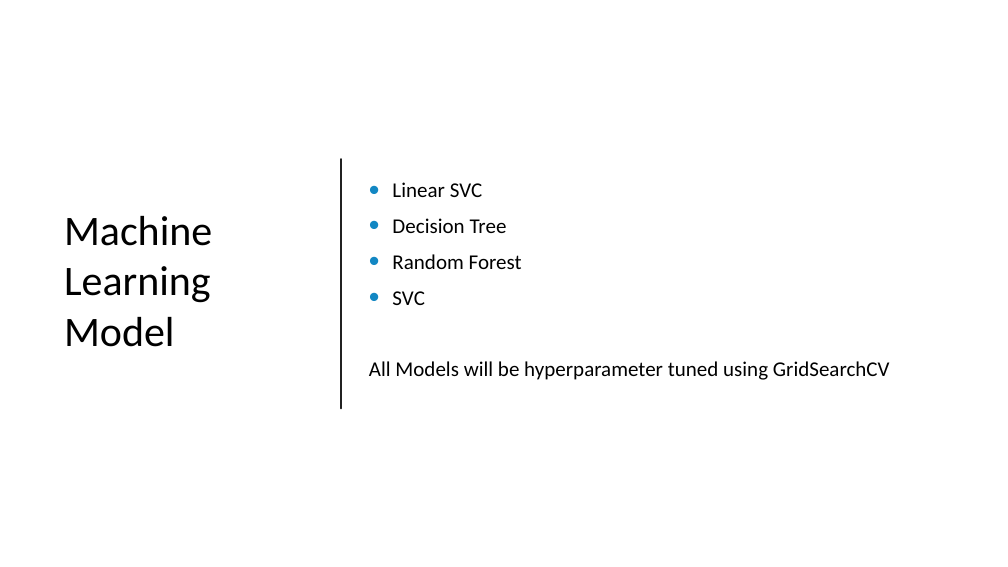
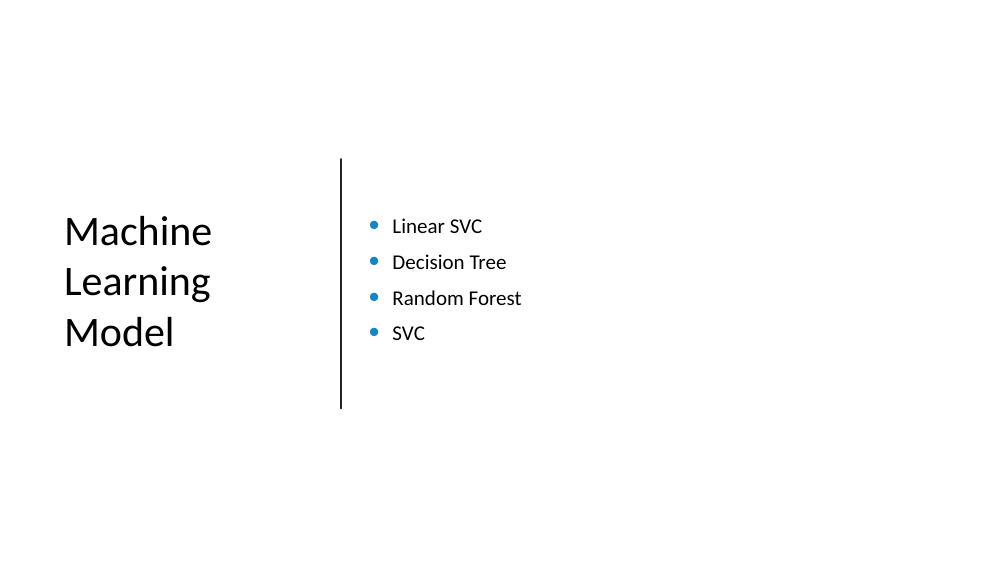
Before and after one commit to faridrah0514/JCDS07-Final_Project, a slide deck: slide 9 of Final Project JCDS07.pptx. Drawn at 1008x567 pixels with LibreOffice and Linux fonts; fonts in the diff are those of the drawing; background and template pictures are left out. Boxes give left, top, right and bottom in pixels: in the first picture for what was removed or moved away, otherwise in the second. Text is boxed around its words. In the diff, an @@ line names an element or a change of style, - is before the commit and + after.

```diff
--- a/Final Project JCDS07.pptx
+++ b/Final Project JCDS07.pptx
@@ text at (x1=369, y1=361, x2=890, y2=380): paragraph removed @@
-All Models will be hyperparameter tuned using GridSearchCV
```
Also in this commit, not shown: 2 other slides changed, 1 slide added, 1 other file.
